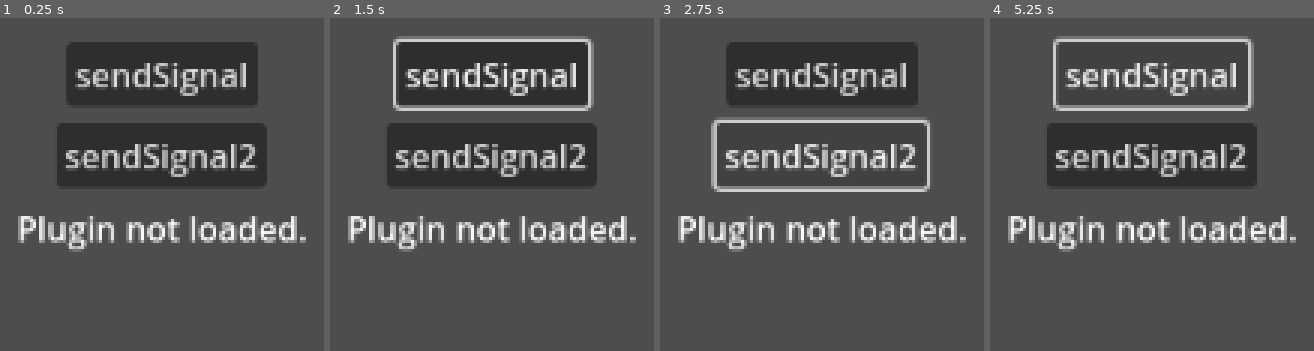
Above: before the commit, frames 1-4 (left to right).
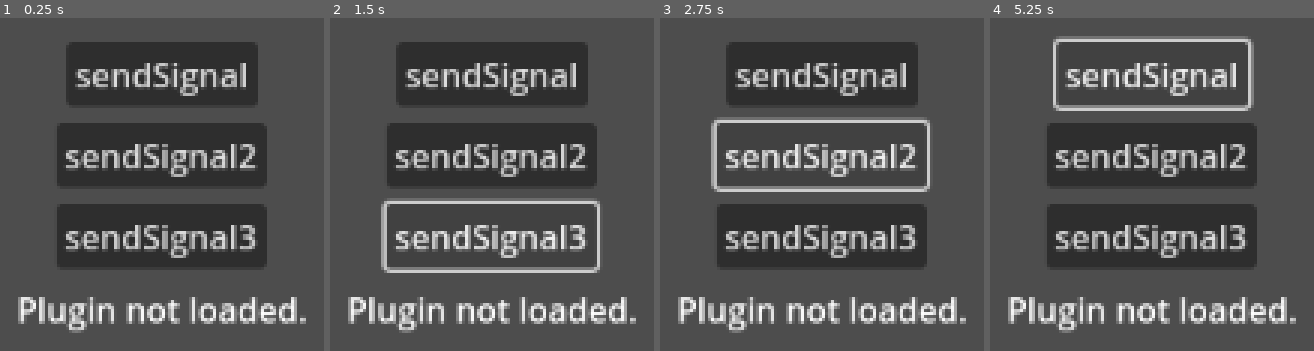
Above: after the commit, the same moments.

Repository: hrk4649/godot_project_android_plugin
Game: Godot game, scene res://main.tscn
The game is run twice, just before and just after one commit, with the same random seed, the same clock (stepped at 60 frames per second) and the same inputs.
Inputs (mouse positions are in pixels of both pictures, inside the frame that each line leads up to):
- Up to frame 1 (0.25 s): no input
- Up to frame 2 (1.5 s): click "sendSignal" at 0.5 s; click (488, 237) at 1.25 s, where only the run after the commit has a clickable "sendSignal3"
- Up to frame 3 (2.75 s): click "sendSignal2" at 2 s
- Up to frame 4 (5.25 s): click "sendSignal" at 2.75 s; click "sendSignal2" at 3.5 s; click (1148, 237) at 4.25 s, where only the run after the commit has a clickable "sendSignal3"; click "sendSignal" at 5 s

The runs differ from the first frame. In frame 1, 16% of the frame differs, in the area x 5-95%, y 55-95%; in frame 2, 14%; in frame 3, 16%; in frame 4, 16%.
Error before the commit: Invalid call. Nonexistent function 'signalTest' in base 'Nil'. (res://main.gd:27)
Error after the commit: Invalid call. Nonexistent function 'signalTest' in base 'Nil'. (res://main.gd:31)

Commit message:
call signalTest3() and receive wake_up3 signal

Diff:
--- a/main.gd
+++ b/main.gd
@@ -11,6 +11,7 @@
 		plugin = Engine.get_singleton(plugin_name)
 		plugin.connect("wake_up", Callable(self, "_on_wake_up"))
 		plugin.connect("wake_up2", Callable(self, "_on_wake_up2"))
+		plugin.connect("wake_up3", Callable(self, "_on_wake_up3"))
 		label.text = plugin.getHelloWorldNative()
 	else:
 		label.text = "Plugin not loaded."
@@ -22,6 +23,9 @@
 func _on_wake_up2(time):
 	label.text = "wake_up at %s" % time
 
+func _on_wake_up3(int_num):
+	label.text = "wake_up: number is %s" % int_num
+
 func _on_button_pressed():
 	print("_on_button_pressed")
 	plugin.signalTest()
@@ -29,3 +33,7 @@
 func _on_button_2_pressed():
 	print("_on_button_2_pressed")
 	plugin.signalTest2()
+
+func _on_button_3_pressed():
+	print("_on_button_3_pressed")
+	plugin.signalTest3()
--- a/main.tscn
+++ b/main.tscn
@@ -41,6 +41,16 @@
 [node name="MarginContainer2" type="MarginContainer" parent="CenterContainer/VBoxContainer"]
 layout_mode = 2
 
+[node name="Button3" type="Button" parent="CenterContainer/VBoxContainer"]
+unique_name_in_owner = true
+layout_mode = 2
+size_flags_horizontal = 4
+size_flags_vertical = 4
+text = "sendSignal3"
+
+[node name="MarginContainer3" type="MarginContainer" parent="CenterContainer/VBoxContainer"]
+layout_mode = 2
+
 [node name="Label" type="Label" parent="CenterContainer/VBoxContainer"]
 unique_name_in_owner = true
 layout_mode = 2
@@ -48,3 +58,4 @@
 
 [connection signal="pressed" from="CenterContainer/VBoxContainer/Button" to="." method="_on_button_pressed"]
 [connection signal="pressed" from="CenterContainer/VBoxContainer/Button2" to="." method="_on_button_2_pressed"]
+[connection signal="pressed" from="CenterContainer/VBoxContainer/Button3" to="." method="_on_button_3_pressed"]
Not shown, added: android/plugins/AndroidGodotPluginTemplate-debug.aar
Not shown, changed: android/plugins/AndroidGodotPluginTemplate.gdap
